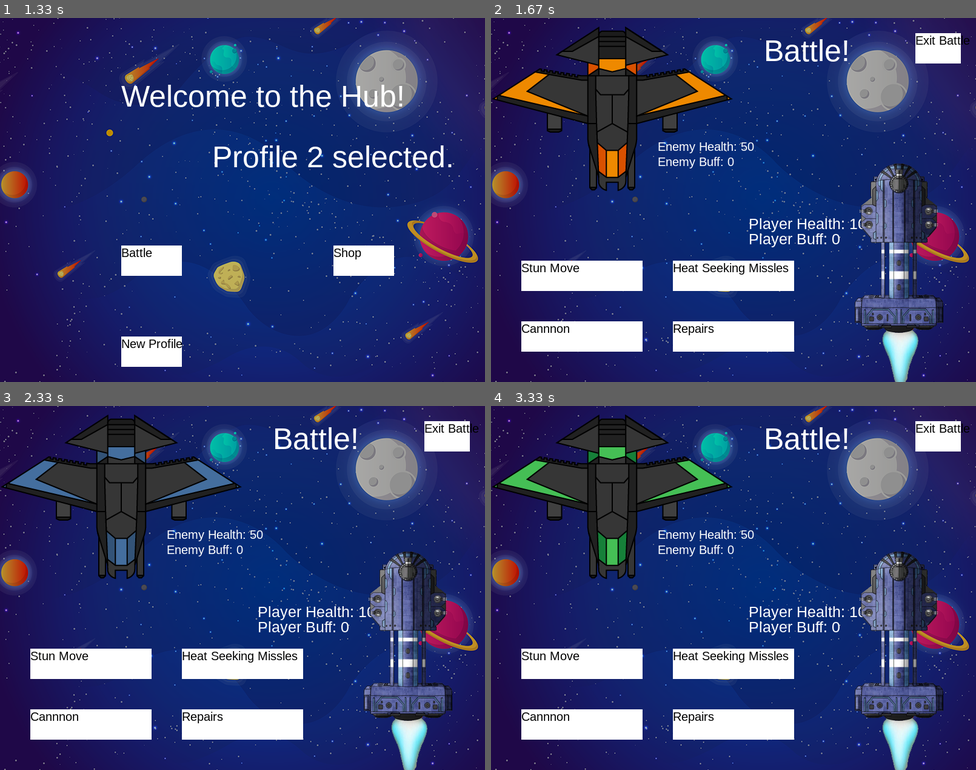
Above: before the commit, frames 1-4 (two rows, left to right).
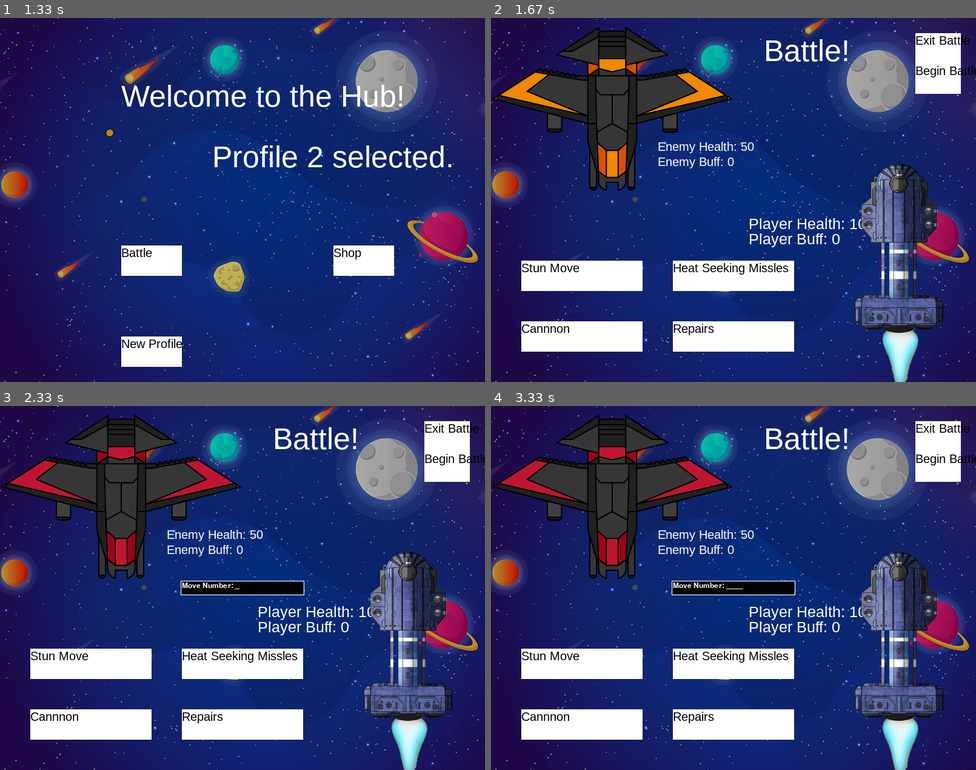
Above: after the commit, the same moments.

Repository: yazdinip/iSpaceship
Game: pygame game, started from src/main.py
Same seed, same stepped clock (60 frames per second), same inputs: the game is played once before the commit and once after it.
Inputs (mouse positions are in pixels of both pictures, inside the frame that each line leads up to):
- Up to frame 1 (1.33 s): click (223, 214) at 0.38 s; click "New Profile" at 0.72 s; click "Profile 2" at 1.05 s
- Up to frame 2 (1.67 s): click "Battle" at 1.38 s
- Up to frame 3 (2.33 s): click (446, 467) at 1.72 s, where only the run after the commit has a clickable "Begin Battle"; tap - at 2 s
- Up to frame 4 (3.33 s): tap - at 2.33, 2.8, 3.3 s

Frame 1 is identical in both runs. In frame 2, 0.8% of the frame differs, in the area x 87-100%, y 12-21%; in frame 3, 3.3%; in frame 4, 3.3%, in the area x 0-100%, y 11-52%.

Commit message:
battle UI somewhat functinoal

Diff:
--- a/src/battleScreen.py
+++ b/src/battleScreen.py
@@ -28,15 +28,19 @@
         self.ability3 = Button(self.playerSpaceship.getAbility(2).getAbilityName(), 50, 400, 200, 50)
         self.ability4 = Button(self.playerSpaceship.getAbility(3).getAbilityName(), 300, 400, 200, 50)
         self.exitButton = Button("Exit Battle", 700, 25, 75, 50)
+        self.beginButton = Button("Begin Battle", 700, 75, 75, 50)
+        self.drawComponents()
+
+        # This is where battle gets initailized
+
+    def newBattle(self, enemySpaceship, player):
+        self.battle = Battle(self.playerSpaceship, enemySpaceship, self.display)
+        return self.battle.battleSequence()
+
+
+    def drawComponents(self):
+
         self.abilityString = ""
-        self.drawComponents()
-
-        # This is where battle gets initailized
-
-
-    def drawComponents(self):
-
-
         self.textWelcome = Text("Battle!", 450, 25, WHITE, "Arial", 50)
 
 
@@ -60,15 +64,16 @@
         self.components.append(self.ability3)
         self.components.append(self.ability4)
         self.components.append(self.exitButton)
+        self.components.append(self.beginButton)
 
         self.drawPlayer(600,240)
         self.drawEnemy(-50,-100)
 
         # @will the problem where the ui would turn into non type is messing up here too. If you could keep UI consistent, then this would work as well.
-        if self.ui == UI.BATTLE:
+        # if self.ui == UI.BATTLE:
         # we have to find a way to only start the battle sequence once the player has gone through profile selection and then has clicked on battle.
         # rn it runs with battle initialization in battlescreen. find a way to do that and put battlesequence there only
-            self.battle.battleSequence()
+            # self.battle.battleSequence()
             # t
             #after the battle seq is called
         # if battle seq = 1:
@@ -124,14 +129,12 @@
     #     return n
 
 
-
-
-
     def checkForComponentClicks(self, ui):
         if self.ability1.isBeingClicked(ui) == True:
         #g = input("Enter your moveT ") rue:
             self.abilityString = "Chosen Ability: " + self.playerSpaceship.getAbility(0).getAbilityName()
             self.drawComponents()
+            # getInput()
 
         if self.ability2.isBeingClicked(ui) == True:
             self.abilityString = "Chosen Ability: " + self.playerSpaceship.getAbility(1).getAbilityName()
@@ -148,6 +151,9 @@
         if self.exitButton.isBeingClicked(ui) == True:
             ui = UI.HUB
 
+        if self.beginButton.isBeingClicked(ui) == True:
+            self.result = self.battle.battleSequence()
+
         return ui
 
     def updateProfile(self, profile):
@@ -165,3 +171,34 @@
 
     def getDisplay(self):
         return self.display
+
+
+import tkinter as tk
+from tkinter import messagebox
+
+# Probably not neede
+class getInput():
+
+    def __init__(self):
+        root = tk.Tk()
+        frame = tk.Frame(root)
+        frame.pack()
+
+        button1 = tk.Button(frame,
+                        text="Ability 1",
+                        command=lambda: print("A1"))
+        button1.pack(side=tk.LEFT)
+        button2 = tk.Button(frame,
+                        text="Ability 2",
+                        command=lambda: print("A2"))
+        button2.pack(side=tk.LEFT)
+        button3 = tk.Button(frame,
+                        text="Ability 3",
+                        command=lambda: print("A3"))
+        button3.pack(side=tk.LEFT)
+        button4 = tk.Button(frame,
+                        text="Ability 4",
+                        command=lambda: print("A4"))
+        button4.pack(side=tk.LEFT)
+
+        root.mainloop()
--- a/src/hub.py
+++ b/src/hub.py
@@ -30,6 +30,7 @@
     def checkForComponentClicks(self, ui):
         if self.battle.isBeingClicked(ui) == True:
             ui = ui.BATTLE
+            # self.battleUI.enterBattle
 
         if self.shop.isBeingClicked(ui) == True:
             ui = ui.HUB
